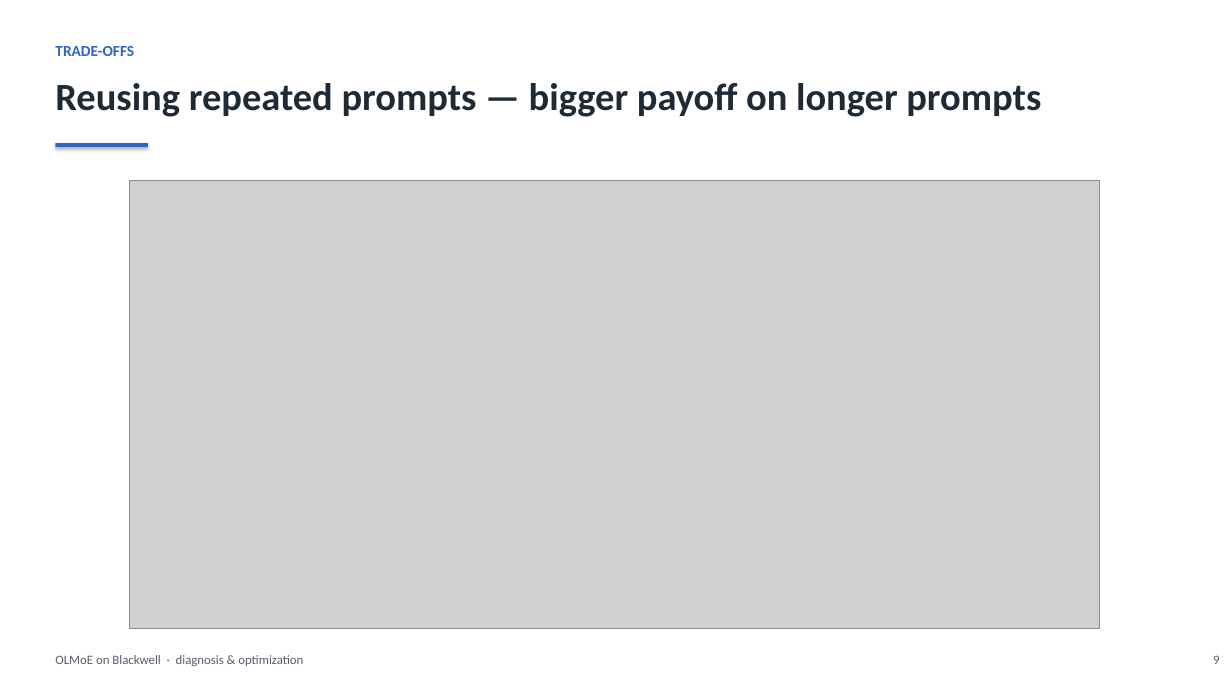
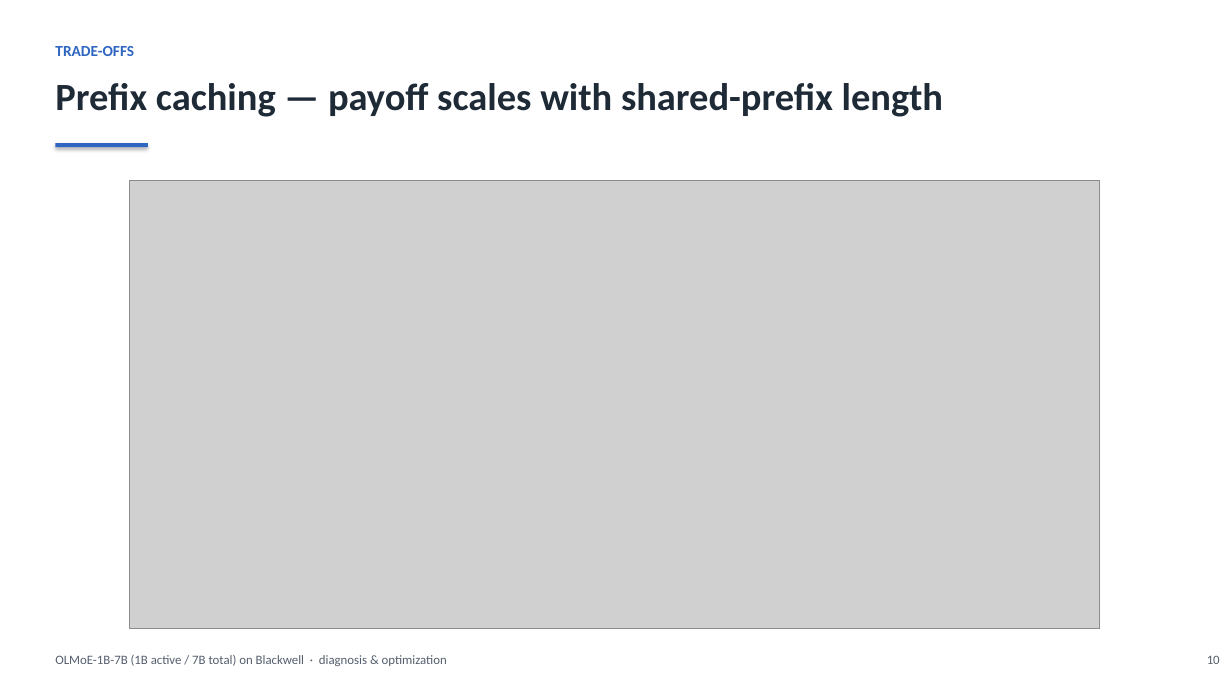
Before and after one commit to harishvs/moe-inference-optimize, a slide deck: slide 10 of talk/deck.pptx (slide 9 before the commit). Drawn at 1232x693 pixels with LibreOffice and Linux fonts; fonts in the diff are those of the drawing; grey boxes stand for pictures. Boxes give left, top, right and bottom in pixels: in the first picture for what was removed or moved away, otherwise in the second. Text is boxed around its words. In the diff, an @@ line names an element or a change of style, - is before the commit and + after.

```diff
--- a/talk/deck.pptx
+++ b/talk/deck.pptx
@@ text at [55, 83, 943, 117]: text changed @@
-Reusing repeated prompts — bigger payoff on longer prompts
+Prefix caching — payoff scales with shared-prefix length
@@ text at [55, 655, 447, 666]: text changed @@
-OLMoE on Blackwell · diagnosis & optimization
+OLMoE-1B-7B (1B active / 7B total) on Blackwell · diagnosis & optimization
@@ text at [1207, 655, 1220, 664]: text changed @@
-9
+10
```
Also in this commit, not shown: 12 other slides changed, 4 slides added, 1 slide removed, 5 other files.
